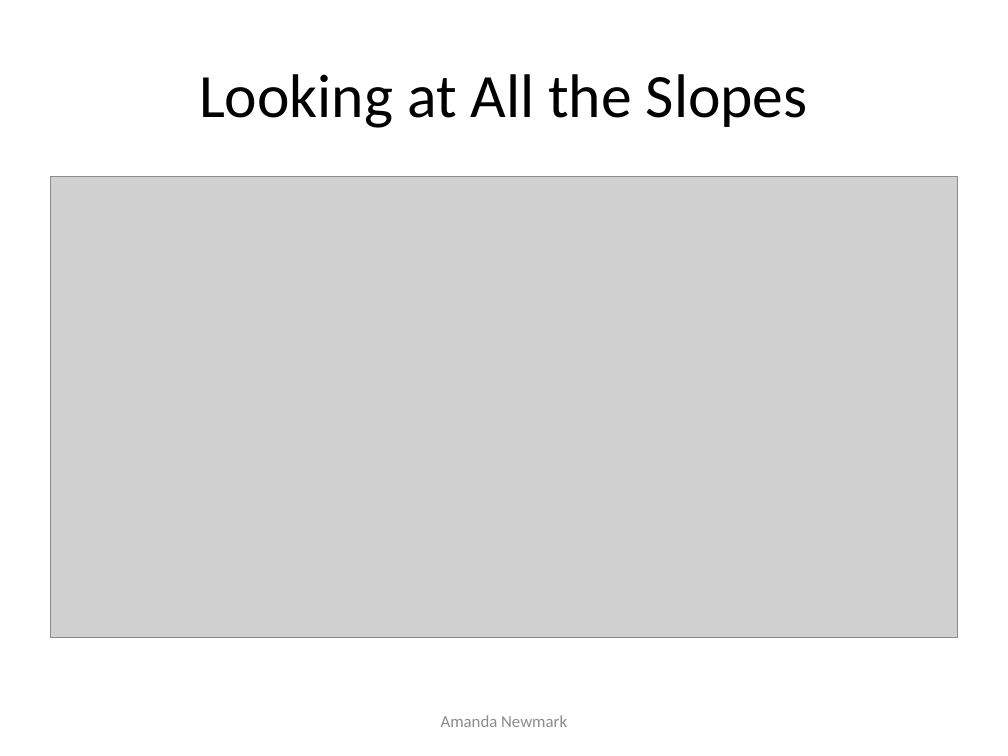
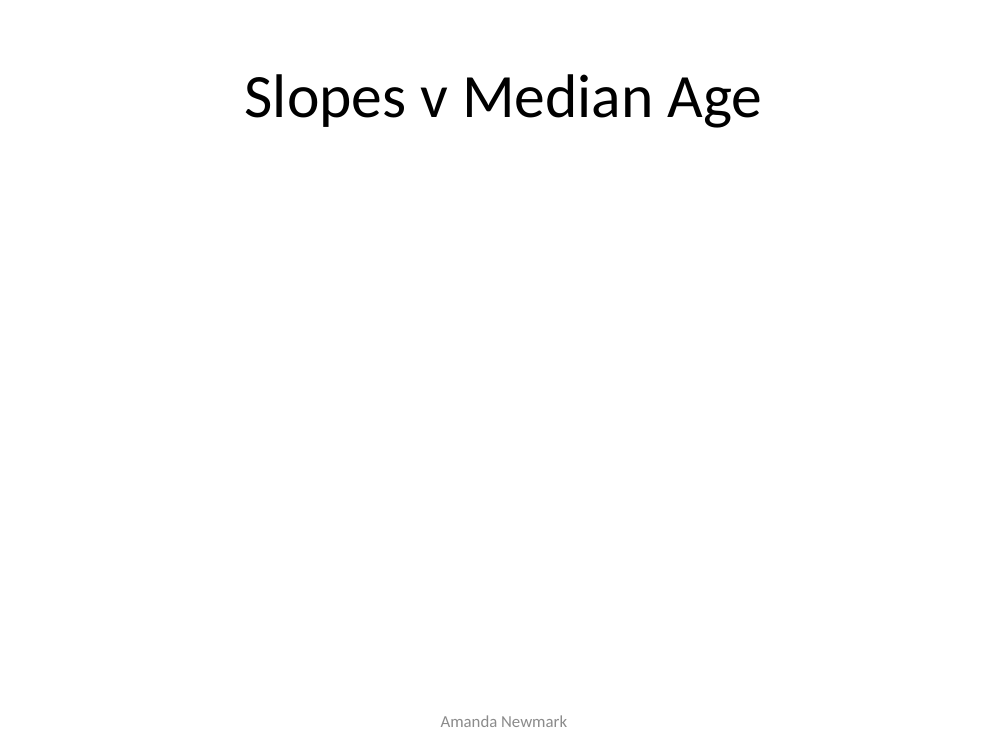
Before and after one commit to anewmark/galaxy_dark_matter, a slide deck: slide 11 of big_presentation.pptx. Drawn at 1008x756 pixels with LibreOffice and Linux fonts; fonts in the diff are those of the drawing; grey boxes stand for pictures. Boxes give left, top, right and bottom in pixels: in the first picture for what was removed or moved away, otherwise in the second. Text is boxed around its words. In the diff, an @@ line names an element or a change of style, - is before the commit and + after.

```diff
--- a/big_presentation.pptx
+++ b/big_presentation.pptx
@@ title at (x1=245, y1=74, x2=763, y2=128): text changed @@
-Looking at All the Slopes
+Slopes v Median Age
@@ picture removed at (x1=50, y1=176, x2=958, y2=637) @@
```
Also in this commit, not shown: 8 other slides changed, 2 slides added, 2 slides removed, 3 other files.
